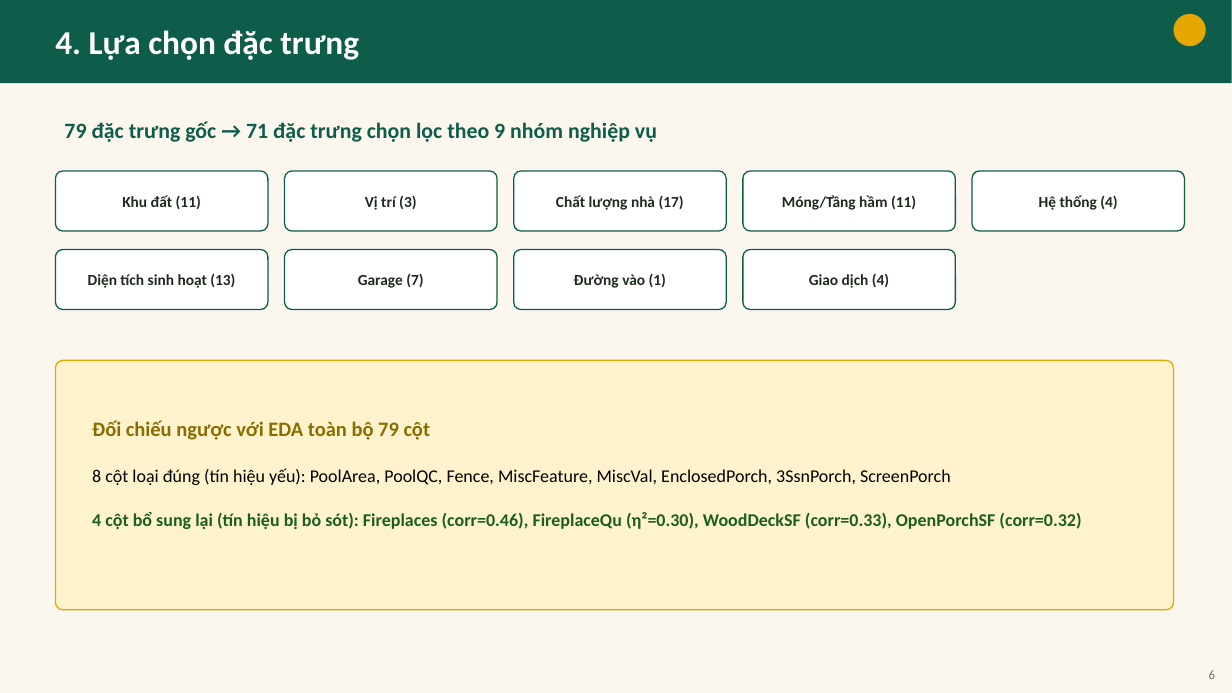
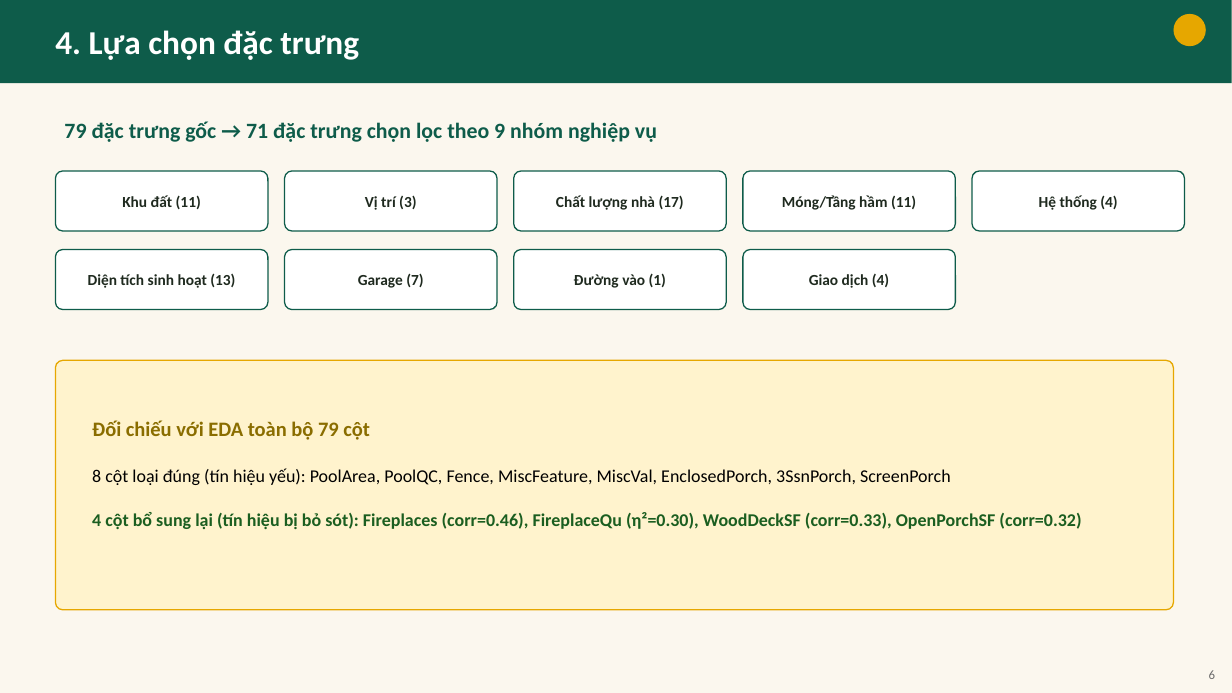
Before and after one commit to hkk4567/Deep-learning, a slide deck: slide 6 of house_price_ml/06_reports/deliverables/Slide_HouseSalePrice.pptx. Drawn at 1232x693 pixels with LibreOffice and Linux fonts; fonts in the diff are those of the drawing. Boxes give left, top, right and bottom in pixels: in the first picture for what was removed or moved away, otherwise in the second. Text is boxed around its words. In the diff, an @@ line names an element or a change of style, - is before the commit and + after.

```diff
--- a/house_price_ml/06_reports/deliverables/Slide_HouseSalePrice.pptx
+++ b/house_price_ml/06_reports/deliverables/Slide_HouseSalePrice.pptx
@@ text at <box>92,420,1081,529</box>: text changed @@
-Đối chiếu ngược với EDA toàn bộ 79 cột
-8 cột loại đúng (tín hiệu yếu): PoolArea, PoolQC, Fence, MiscFeature, MiscVal, EnclosedPorch, 3SsnPorch, ScreenPorch
-4 cột bổ sung lại (tín hiệu bị bỏ sót): Fireplaces (corr=0.46), FireplaceQu (η²=0.30), WoodDeckSF (corr=0.33), OpenPorchSF (corr=0.32)
+Đối chiếu với EDA toàn bộ 79 cột
+8 cột loại đúng (tín hiệu yếu): PoolArea, PoolQC, Fence, MiscFeature, MiscVal, EnclosedPorch, 3SsnPorch, ScreenPorch
+4 cột bổ sung lại (tín hiệu bị bỏ sót): Fireplaces (corr=0.46), FireplaceQu (η²=0.30), WoodDeckSF (corr=0.33), OpenPorchSF (corr=0.32)
```
Also in this commit, not shown: 4 other slides changed, 1 other file.
